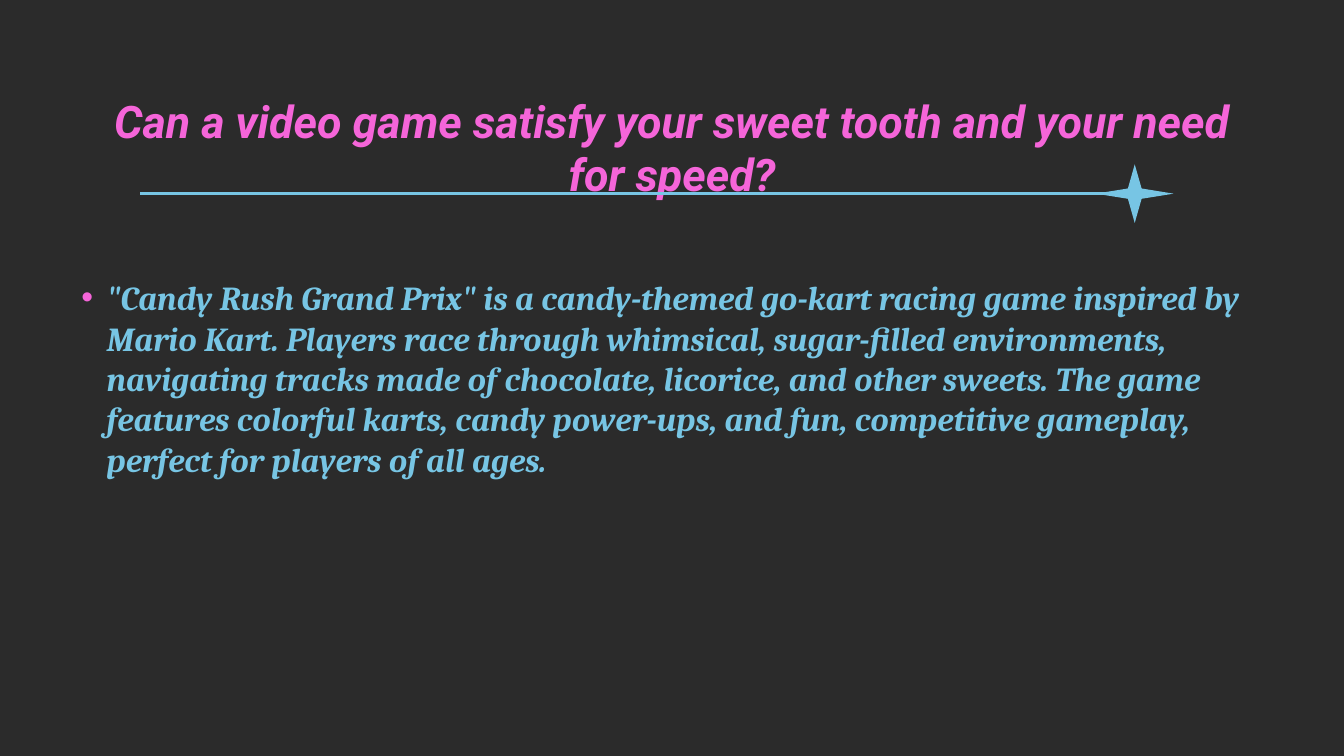
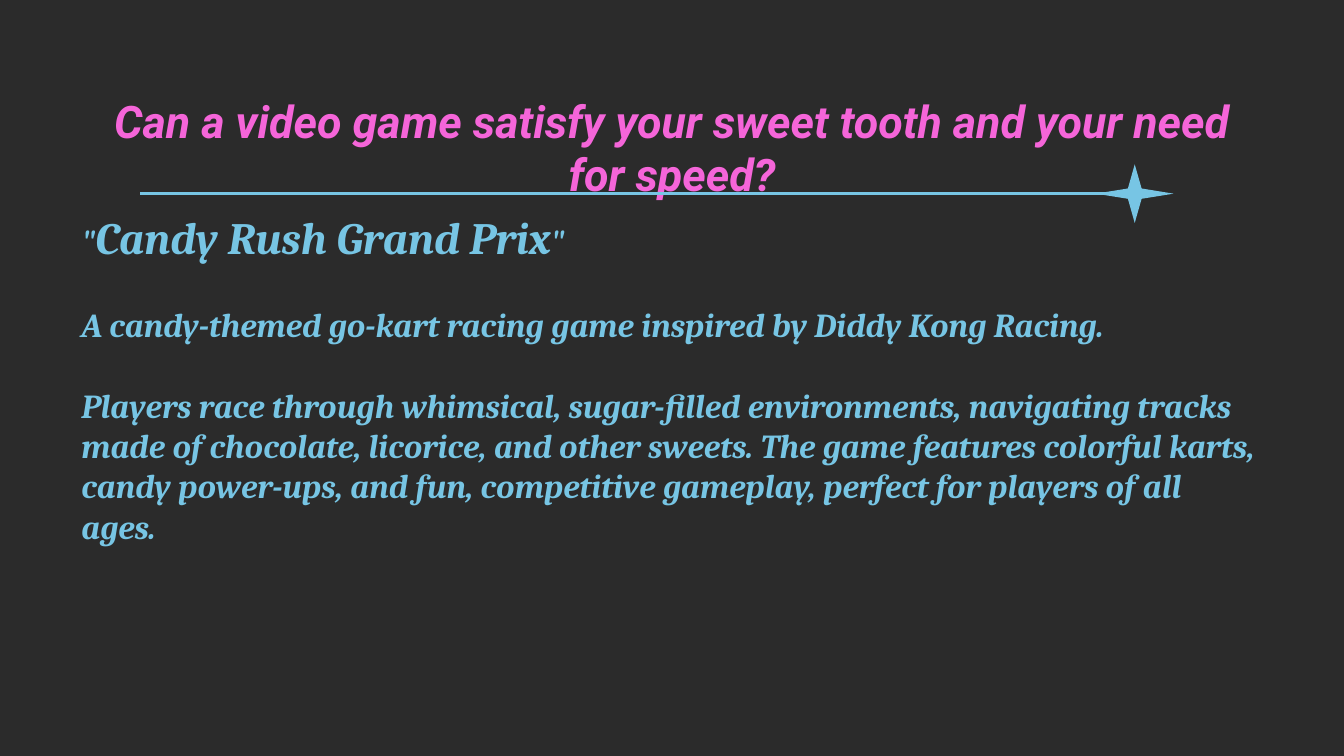
Before and after one commit to phoenixgoldz/Capstone, a slide deck: slide 2 of Capstone Presentation.pptx. Drawn at 1344x756 pixels with LibreOffice and Linux fonts; fonts in the diff are those of the drawing; background and template pictures are left out; a plain dark background stands for a picture behind light text. Boxes give left, top, right and bottom in pixels: in the first picture for what was removed or moved away, otherwise in the second. Text is boxed around its words. In the diff, an @@ line names an element or a change of style, - is before the commit and + after.

Commit message:
polish
-added load screen to load in textures
- updated track layout
-updated kart select to fix load screen
- updated audio tracks to gameplay
-optimized rendering
-baked textures and lighting for smoother gameplay experience
- enabled gamepad / keyboard mouse support
- optimized textures for smaller file size

```diff
--- a/Capstone Presentation.pptx
+++ b/Capstone Presentation.pptx
@@ text at (81,222,1254,547): text changed @@
-• "Candy Rush Grand Prix" is a candy-themed go-kart racing game inspired by Mario Kart. Players race through whimsical, sugar-filled environments, navigating tracks made of chocolate, licorice, and other sweets. The game features colorful karts, candy power-ups, and fun, competitive gameplay, perfect for players of all ages.
+"Candy Rush Grand Prix"
+A candy-themed go-kart racing game inspired by Diddy Kong Racing.
+Players race through whimsical, sugar-filled environments, navigating tracks made of chocolate, licorice, and other sweets. The game features colorful karts, candy power-ups, and fun, competitive gameplay, perfect for players of all ages.
```
Also in this commit, not shown: 1 other slide changed, 3 slides removed, 41 other files.
